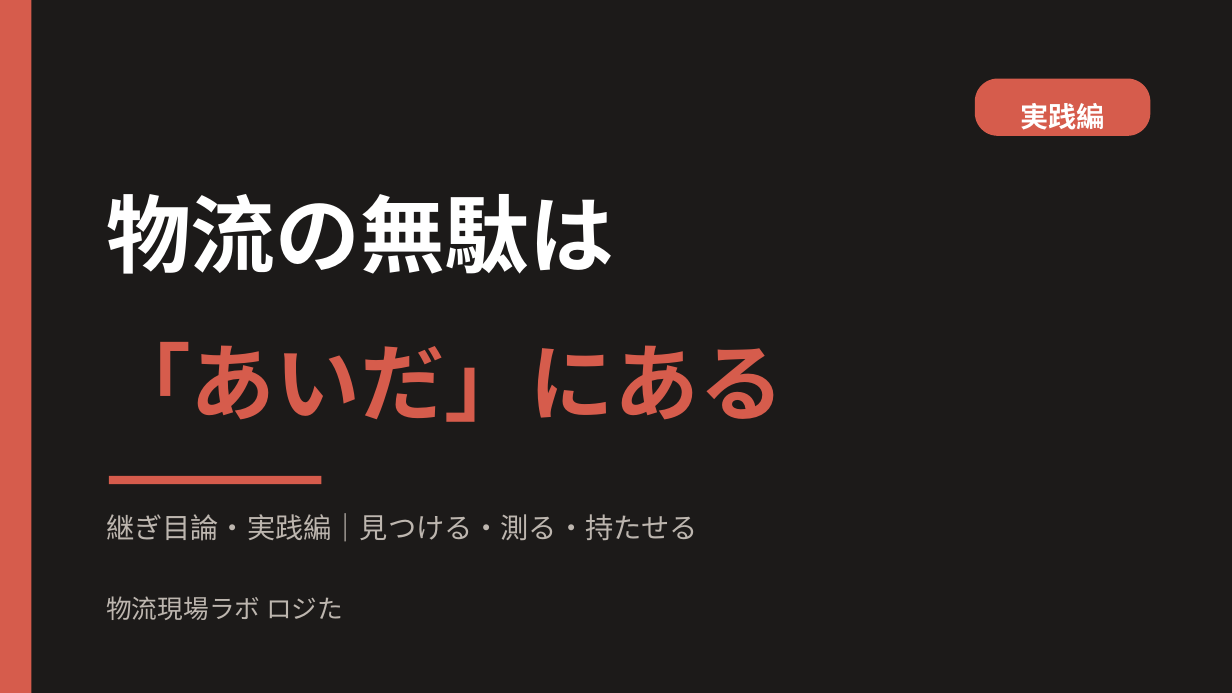
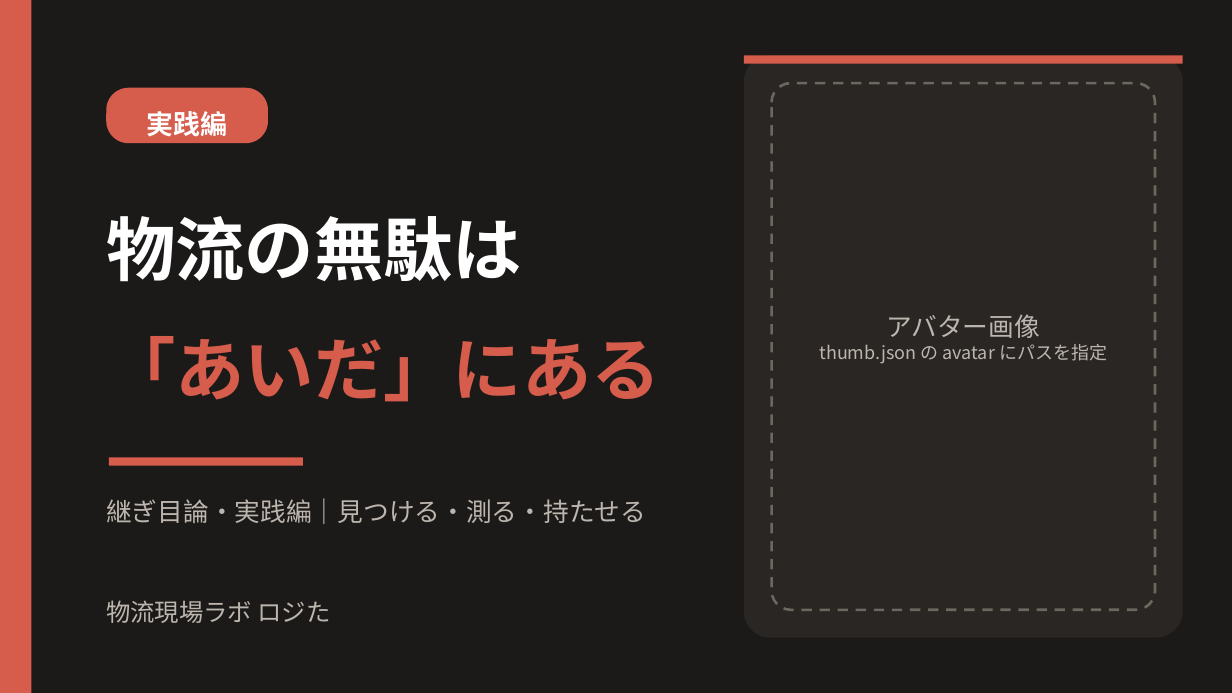
Before and after one commit to ryo3809/Kanken5-6, a slide deck: slide 1 of youtube/tsugime-jissen/thumb_tsugime-jissen.pptx. Drawn at 1232x693 pixels with LibreOffice and Linux fonts; fonts in the diff are those of the drawing. Boxes give left, top, right and bottom in pixels: in the first picture for what was removed or moved away, otherwise in the second. Text is boxed around its words. In the diff, an @@ line names an element or a change of style, - is before the commit and + after.

```diff
--- a/youtube/tsugime-jissen/thumb_tsugime-jissen.pptx
+++ b/youtube/tsugime-jissen/thumb_tsugime-jissen.pptx
@@ rounded rectangle added at bbox=[744, 55, 1183, 638], fill #2A2624 @@
@@ rectangle added at bbox=[744, 55, 1183, 64], fill #D65C4C @@
@@ rounded rectangle: place and size @@
-rounded rectangle at bbox=[975, 79, 1151, 136]
+rounded rectangle at bbox=[106, 88, 268, 143]
@@ rounded rectangle added at bbox=[772, 83, 1155, 610], outline #6E6760 2 pt dashed @@
@@ text "実践編": place and size @@
-text "実践編" at bbox=[1020, 103, 1105, 130]
+text "実践編" at bbox=[147, 111, 228, 137]
@@ text "実践編" at bbox=[147, 111, 228, 137]: size 22 to 21 pt @@
@@ text "物流の無駄は" at bbox=[106, 216, 522, 282]: size 66 to 54 pt @@
@@ text "物流の無駄は": place and size @@
-text "物流の無駄は" at bbox=[106, 194, 614, 274]
+text "物流の無駄は" at bbox=[106, 216, 522, 282]
@@ text "「あいだ」にある" at bbox=[106, 336, 660, 402]: size 66 to 54 pt @@
@@ text added at bbox=[819, 314, 1107, 364], 14 pt, text #BDB6AF @@
+アバター画像
+thumb.json の avatar にパスを指定
@@ rectangle: place and size @@
-rectangle at bbox=[109, 476, 322, 484]
+rectangle at bbox=[109, 457, 303, 466]
@@ text "継ぎ目論・実践編｜見つける・測る・持たせる": place and size @@
-text "継ぎ目論・実践編｜見つける・測る・持たせる" at bbox=[106, 513, 698, 542]
+text "継ぎ目論・実践編｜見つける・測る・持たせる" at bbox=[106, 498, 646, 524]
@@ text "継ぎ目論・実践編｜見つける・測る・持たせる" at bbox=[106, 498, 646, 524]: size 22 to 20 pt; line spacing 1.2 to 1.35 @@
@@ text "物流現場ラボ ロジた" at bbox=[106, 600, 331, 623]: size 20 to 19 pt @@
```
Also in this commit, not shown: 2 other files.
